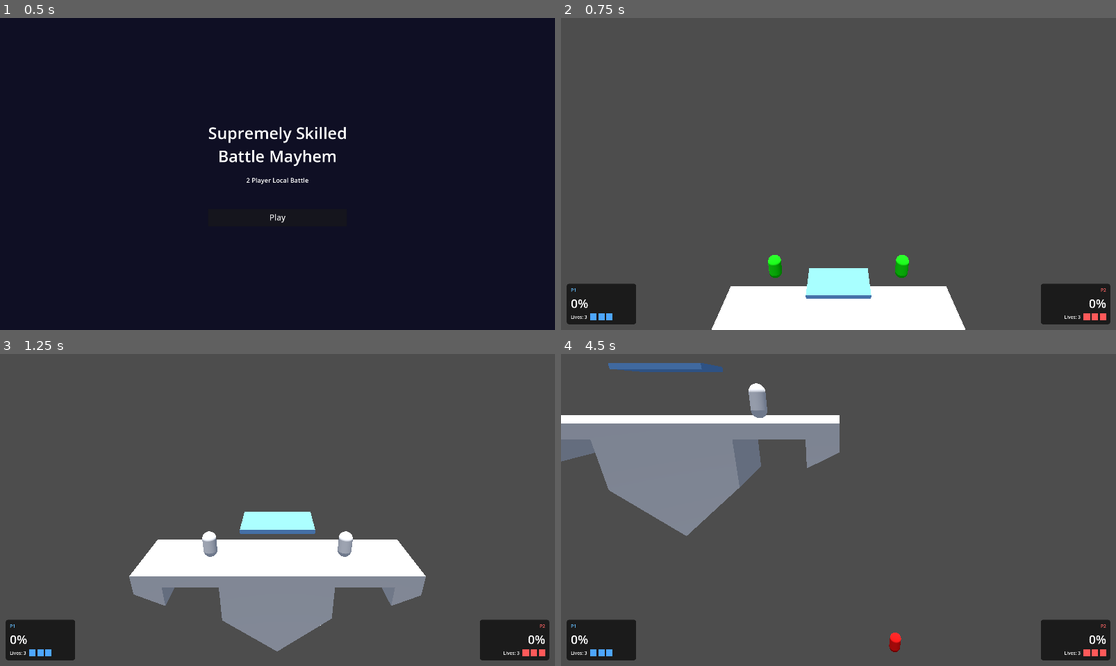
Above: before the commit, frames 1-4 (two rows, left to right).
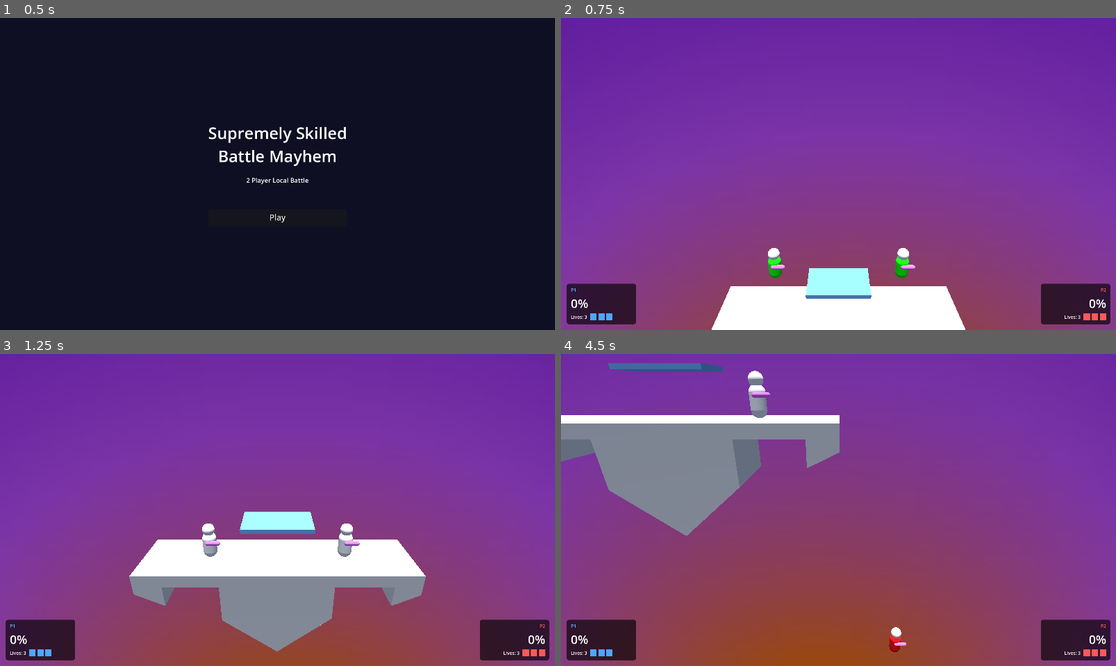
Above: after the commit, the same moments.

Repository: notBjorn/Supremely-Skilled-Battle-Mayhem
Game: Godot game, scene res://menus/main_menu.tscn
Same seed, same stepped clock (60 frames per second), same inputs: the game is played once before the commit and once after it.
Inputs (mouse positions are in pixels of both pictures, inside the frame that each line leads up to):
- Up to frame 1 (0.5 s): no input
- Up to frame 2 (0.75 s): click "Play" at 0.5 s
- Up to frame 3 (1.25 s): no input
- Up to frame 4 (4.5 s): move the mouse to (960, 494) at 1.27 s; hold D (p1_move_right) 1.28-2.03 s; tap F (p1_attack) at 1.35, 4.35 s; click (960, 494) at 1.42 s; tap W (p1_jump) at 1.52, 2.27, 3.77 s; move the mouse to (727, 525) at 2.02 s; hold S (p1_down) 2.03-2.78 s; tap E (p1_dodge) at 2.1 s; move the mouse to (894, 441) at 2.77 s; hold D (p1_move_right) 2.78-4.28 s; tap Q (p1_shield) at 2.85 s; move the mouse to (810, 572) at 3.52 s; tap G (p1_special) at 3.6 s; click (810, 572) at 3.67 s; move the mouse to (1005, 556) at 4.27 s; hold A (p1_move_left) from 4.28 s (still down)

Frame 1 is identical in both runs. In frame 2, 90% of the frame differs, in the area x 0-100%, y 0-100%; in frame 3, 85%; in frame 4, 85%.

Commit message:
added a background with a gradient, changed model to have a face direction

Diff:
--- a/gameplay/fighters/character_body_3d.tscn
+++ b/gameplay/fighters/character_body_3d.tscn
@@ -5,6 +5,23 @@
 [sub_resource type="CapsuleMesh" id="CapsuleMesh_bu0v1"]
 radius = 0.25
 height = 1.0
+
+[sub_resource type="StandardMaterial3D" id="StandardMaterial3D_xv636"]
+
+[sub_resource type="SphereMesh" id="SphereMesh_h2rsg"]
+material = SubResource("StandardMaterial3D_xv636")
+radius = 0.225
+height = 0.45
+
+[sub_resource type="StandardMaterial3D" id="StandardMaterial3D_320uv"]
+albedo_color = Color(1, 0.48235294, 1, 1)
+
+[sub_resource type="CapsuleMesh" id="CapsuleMesh_xu0wo"]
+material = SubResource("StandardMaterial3D_320uv")
+radius = 0.08
+height = 0.55
+radial_segments = 12
+rings = 6
 
 [sub_resource type="CapsuleShape3D" id="CapsuleShape3D_iwpo4"]
 radius = 0.25
@@ -14,10 +31,18 @@
 collision_mask = 3
 script = ExtResource("1_iwpo4")
 
-[node name="MeshInstance3D" type="MeshInstance3D" parent="." unique_id=522193610]
+[node name="Body" type="MeshInstance3D" parent="." unique_id=522193610]
 mesh = SubResource("CapsuleMesh_bu0v1")
 
-[node name="Hurtbox" type="CollisionShape3D" parent="." unique_id=190318176]
+[node name="AnimationPlayer" type="AnimationPlayer" parent="." unique_id=874535551]
+
+[node name="Face" type="MeshInstance3D" parent="." unique_id=2126417206]
+transform = Transform3D(1, 0, 0, 0, 1, 0, 0, 0, 1, 0, 0.61, 0)
+mesh = SubResource("SphereMesh_h2rsg")
+
+[node name="Hand" type="MeshInstance3D" parent="." unique_id=949111135]
+transform = Transform3D(1, 0, 0, 0, -4.371139e-08, 1, 0, -1, -4.371139e-08, 0.25, 0.18, -0.17)
+mesh = SubResource("CapsuleMesh_xu0wo")
+
+[node name="body_hurtbox" type="CollisionShape3D" parent="." unique_id=190318176]
 shape = SubResource("CapsuleShape3D_iwpo4")
-
-[node name="AnimationPlayer" type="AnimationPlayer" parent="." unique_id=874535551]
--- a/gameplay/fighters/fighter_controller.gd
+++ b/gameplay/fighters/fighter_controller.gd
@@ -97,7 +97,7 @@
 func _ready() -> void:
 	if spawn_position == Vector3.ZERO:
 		spawn_position = global_position
-	mesh_instance = get_node_or_null("MeshInstance3D") as MeshInstance3D
+	mesh_instance = get_node_or_null("Body") as MeshInstance3D
 	state_material = StandardMaterial3D.new()
 	state_material.transparency = BaseMaterial3D.TRANSPARENCY_ALPHA
 	if mesh_instance:
@@ -142,6 +142,9 @@
 		return
 	damage_percent += amount
 	velocity = knockback / maxf(weight, 0.1)
+	if velocity.z != 0.0:
+		facing_z = signf(velocity.z)
+		rotation.y = PI if facing_z > 0.0 else 0.0
 	queued_action = ""
 	action_lock_remaining = damage_stun_duration
 	_disable_hitbox()
@@ -287,6 +290,7 @@
 	var direction := Input.get_axis(move_right_action, move_left_action)
 	if direction != 0.0:
 		facing_z = signf(direction)
+		rotation.y = PI if facing_z > 0.0 else 0.0
 	velocity.z = move_toward(velocity.z, direction * run_speed, run_speed * 8.0 * delta)
 	if Input.is_action_pressed(down_action) and is_on_floor():
 		velocity.z = move_toward(velocity.z, 0.0, run_speed * 12.0 * delta)
@@ -352,7 +356,7 @@
 func _position_hitbox() -> void:
 	if hitbox == null:
 		return
-	hitbox.position = Vector3(0.0, 0.1, facing_z * 0.475)
+	hitbox.position = Vector3(0.0, 0.1, -0.475)
 
 func _set_hitbox_enabled(enabled: bool) -> void:
 	if hitbox == null or hitbox_shape == null:
--- a/gameplay/stages/proto_stage/MainStage.tscn
+++ b/gameplay/stages/proto_stage/MainStage.tscn
@@ -18,6 +18,26 @@
 
 [sub_resource type="BoxMesh" id="BoxMesh_plat"]
 size = Vector3(1.5, 0.15, 2.5)
+
+[sub_resource type="Gradient" id="Gradient_ii0ls"]
+offsets = PackedFloat32Array(0.13271604, 0.74691355, 1)
+colors = PackedColorArray(0.96572214, 0.4426273, 1.92523e-07, 1, 0.821086, 0.3406208, 0.975151, 1, 0.65517455, 0.18617213, 0.9417991, 1)
+
+[sub_resource type="GradientTexture2D" id="GradientTexture2D_xaowm"]
+gradient = SubResource("Gradient_ii0ls")
+width = 32
+height = 32
+fill = 1
+fill_from = Vector2(0.5176991, 0.9734513)
+fill_to = Vector2(0.48893806, 0.30973452)
+
+[sub_resource type="StandardMaterial3D" id="StandardMaterial3D_ii0ls"]
+albedo_texture = SubResource("GradientTexture2D_xaowm")
+
+[sub_resource type="QuadMesh" id="QuadMesh_xaowm"]
+material = SubResource("StandardMaterial3D_ii0ls")
+size = Vector2(110, 110)
+orientation = 0
 
 [node name="Main Stage" type="Node3D" unique_id=1020640790]
 
@@ -89,3 +109,7 @@
 [node name="DirectionalLight3D" type="DirectionalLight3D" parent="." unique_id=1779248125]
 transform = Transform3D(-0.29577634, 0.9541636, 0.045696154, -0.0029822045, -0.04875858, 0.9988061, 0.9552526, 0.29528695, 0.017267145, 3.045, 9.125, 0)
 light_energy = 1.975
+
+[node name="Sky" type="MeshInstance3D" parent="." unique_id=80229915]
+transform = Transform3D(1, 0, 0, 0, 1, 0, 0, 0, 1, -20, 0, 0)
+mesh = SubResource("QuadMesh_xaowm")
